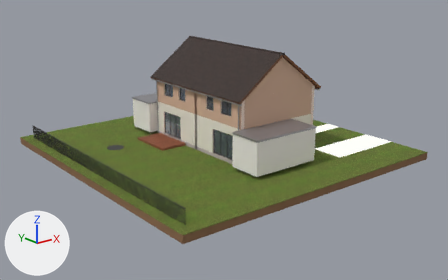
Renders of the glTF model assets/models/maison-exterieur.glb from each side of a commit.
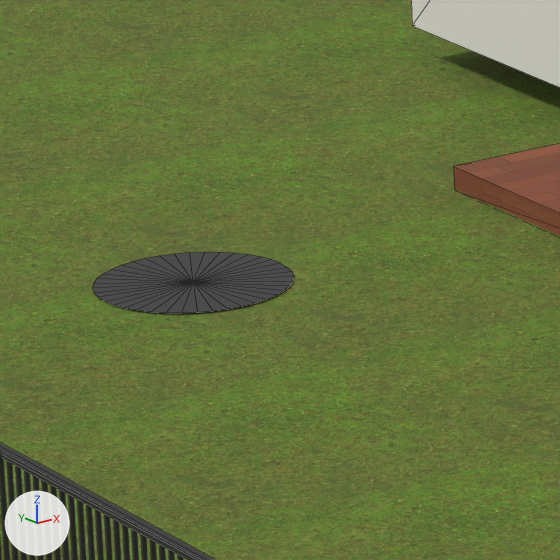
There are two pictures of each version: one whole from a 50 mm lens placed at (-30.96, -48.06, 16.86), pointed at (1.88, -7.01, 0.44), one close up on the part from 22% to 33% of the width and 44% to 61% of the height. Lighting does not change. The marker at lower left points along +X, +Y and +Z. The last two pictures show the newer version. The close-ups show mesh edges as thin lines. Where no turn or scale is listed for an object, it has been applied to the vertices. Vertices at exactly the same position are counted once.
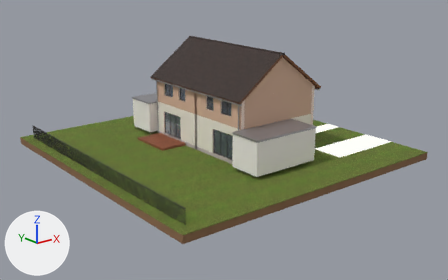
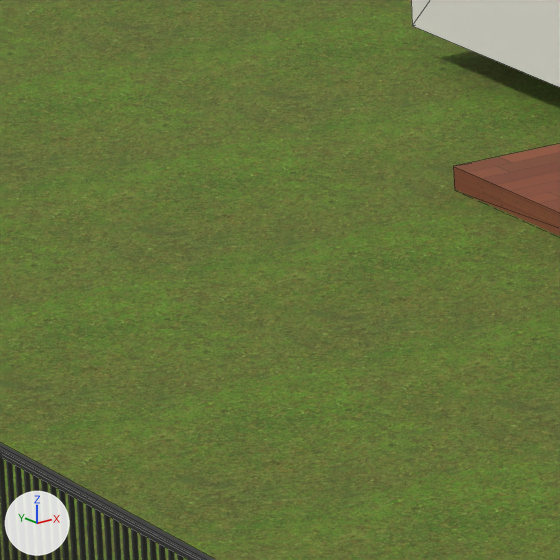
The edits, one by one:
me_mesh_16 is used by ob_mesh_16; location (2.0, -5.75, 3.805).
me_mesh_16 had 857 vertices, 1500 faces and spanned x -13.0..13.0, y -13.3..13.3, z -4.8..4.8.
me_mesh_16 now has 816 vertices, 1460 faces and spans x -13.0..13.0, y -13.3..13.3, z -4.8..4.8.
me_mesh_16 part 1: the loose piece of 41 vertices spanning x -8.4..-6.9, y 4.1..5.6, z -4.1 is deleted.

What differs and where, as boxes [x1, y1, x2, y2] in the close-ups (560 x 560 px):
'Mesh_16', reshaped
    before: [0, 252, 293, 560]
    after: [0, 443, 216, 560]
part 1 of me_mesh_16, deleted
    before: [93, 252, 293, 313]
